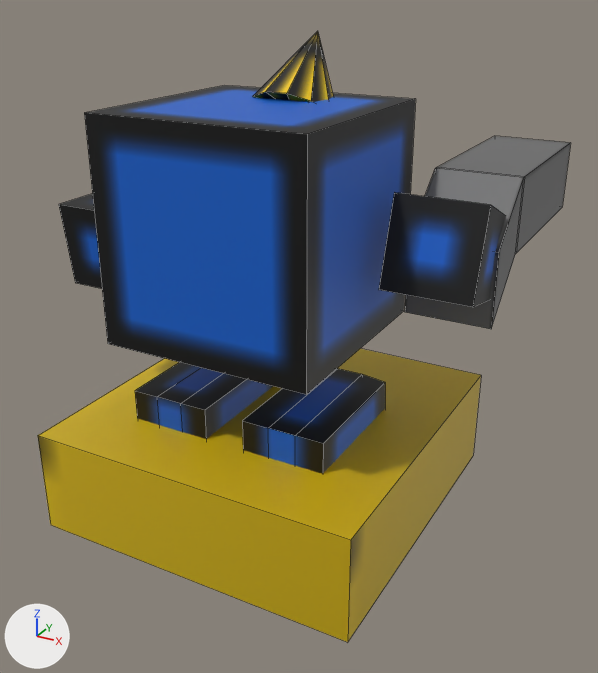
The FBX model Assets/kitune/sozai/3Dmoderu/akudo-fuao.fbx: old version first, new version second.
Both versions are drawn from a 50 mm camera at (1.16, -1.96, 1.57) aimed at (0.01, 0.13, 0.52). Lighting does not change. The marker at lower left points along +X, +Y and +Z. Mesh edges are drawn as thin lines. Where no turn or scale is listed for an object, it has been applied to the vertices.

The first picture shows 'cone', 'cuboid', 'cuboid_1', 'cuboid_2', 'cuboid_3', 'cuboid_4', 'cuboid_6', 'cuboid_7'.
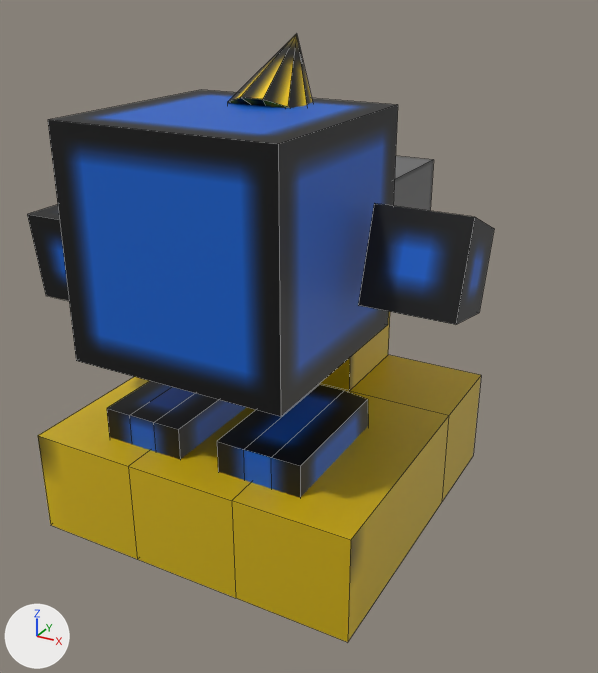
Location of each change, (x1, y1, x2, y2) in pixels of the pictures (598 x 673 px):
'cuboid', moved: before (84, 85, 416, 395); after (48, 90, 398, 416)
'cuboid_7', reshaped, moved: before (405, 136, 571, 329); after (38, 311, 481, 642)
'cuboid_6', reshaped, moved: before (38, 348, 481, 642); after (393, 156, 434, 211)
'cuboid_3', moved: before (379, 192, 506, 307); after (358, 204, 494, 324)
'cuboid_1', moved: before (242, 368, 385, 474); after (217, 384, 368, 498)
'cuboid_2', moved: before (135, 362, 273, 439); after (107, 381, 246, 459)
'cuboid_4', moved: before (59, 194, 102, 289); after (27, 205, 69, 301)
'cone', moved: before (253, 31, 333, 102); after (228, 34, 312, 108)

What changed in the scene script:
```text
Change me_cuboid_6:
    used by ob_cuboid_6; location = (0.0, 0.0, 0.0)
    remove me_cuboid_6.from_pydata(...)  # 8 vertices, 6 faces; spans x -0.5..0.5, y -0.5..0.5, z 0.031..0.344
    add me_cuboid_6.from_pydata(...)  # 16 vertices, 14 faces; spans x -0.125..0.125, y -0.375..0.375, z -0.031..0.344
    me_cuboid_6 part 2: the whole mesh is rebuilt
Change me_cuboid_7:
    used by ob_cuboid_7; location = (0.5, 0.469, 0.719)
    remove me_cuboid_7.from_pydata(...)  # 16 vertices, 14 faces; spans x -0.125..0.125, y -0.375..0.375, z -0.031..0.344
    add me_cuboid_7.from_pydata(...)  # 28 vertices, 26 faces; spans x -0.5..0.5, y -0.5..0.5, z 0.031..0.781
    me_cuboid_7 part 1: the whole mesh is rebuilt
Change ob_cuboid_6:
    ob_cuboid_6.location: (0.0, 0.0, 0.0) -> (0.0, 0.578, 0.594)
Change ob_cuboid_7:
    ob_cuboid_7.location: (0.5, 0.469, 0.719) -> (0.0, 0.0, 0.0)
Change ob_cuboid_3:
    ob_cuboid_3.location: (0.312, -0.062, 0.938) -> (0.312, -0.187, 0.938)
Change ob_cuboid_2:
    ob_cuboid_2.location: (0.0, 0.0, 0.312) -> (0.0, -0.125, 0.312)
Change ob_cone:
    ob_cone.location: (0.0, 0.0, 0.938) -> (0.0, -0.125, 0.938)
Change ob_cuboid:
    ob_cuboid.location: (0.0, 0.0, 0.312) -> (0.0, -0.125, 0.312)
Change ob_cuboid_1:
    ob_cuboid_1.location: (0.0, 0.0, 0.312) -> (0.0, -0.125, 0.312)
Change ob_cuboid_4:
    ob_cuboid_4.location: (-0.312, -0.062, 0.938) -> (-0.312, -0.187, 0.938)
```
